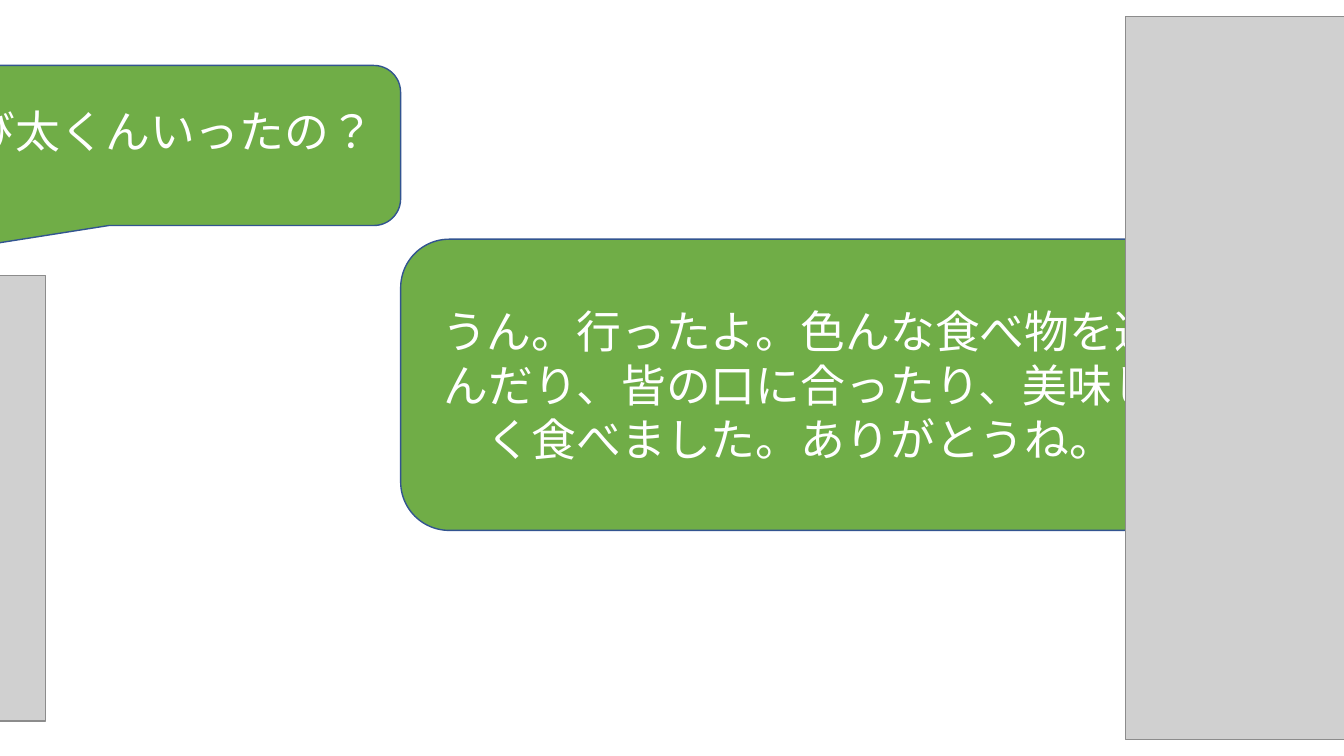
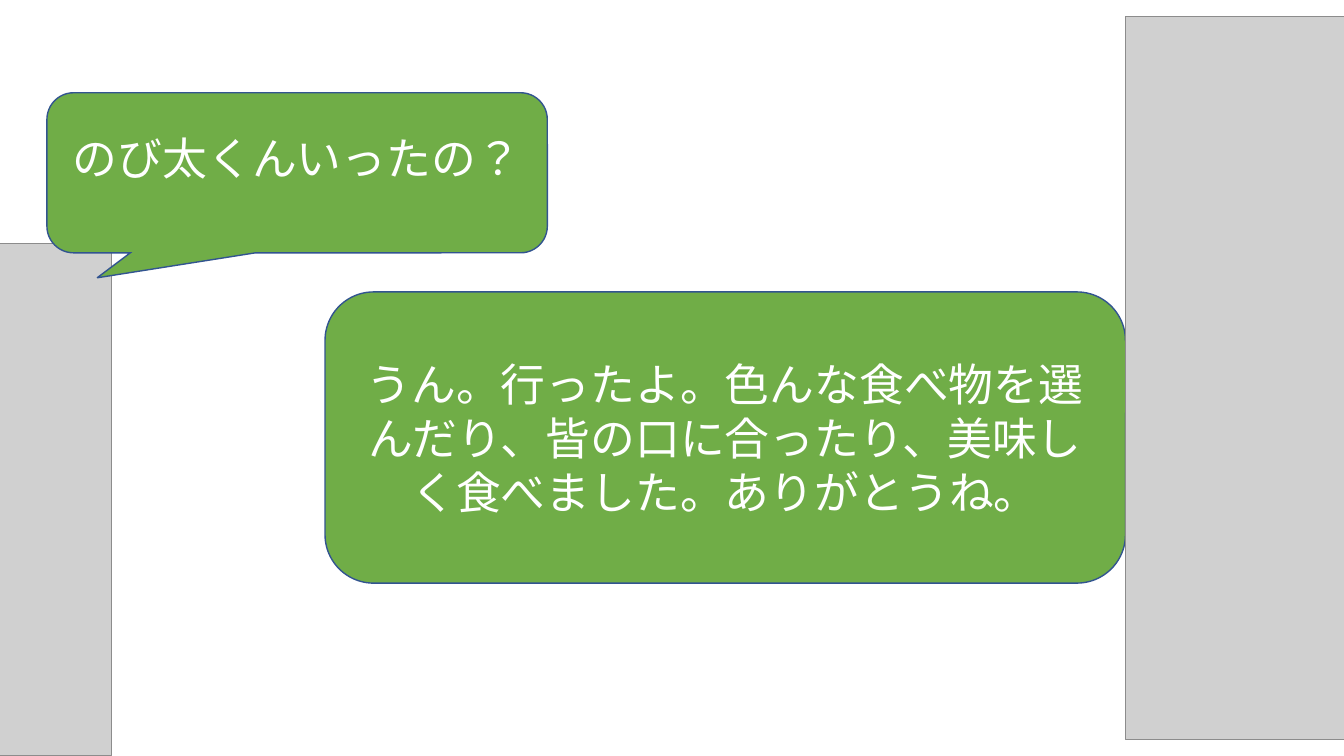
Before and after one commit to phuchung97/phuchung97.github.io, a slide deck: slide 12 of design/story.pptx. Drawn at 1344x756 pixels with LibreOffice and Linux fonts; fonts in the diff are those of the drawing; grey boxes stand for pictures; background and template pictures are left out. Boxes give left, top, right and bottom in pixels: in the first picture for what was removed or moved away, otherwise in the second. Text is boxed around its words. In the diff, an @@ line names an element or a change of style, - is before the commit and + after.

```diff
--- a/design/story.pptx
+++ b/design/story.pptx
@@ rounded speech box "のび太くんいったの？": place and size @@
-rounded speech box "のび太くんいったの？" at box(0, 66, 400, 226)
+rounded speech box "のび太くんいったの？" at box(47, 93, 547, 253)
@@ picture: place and size @@
-picture at box(0, 275, 46, 721)
+picture at box(0, 244, 112, 756)
@@ rounded speech box "うん。行ったよ。色んな食べ物を選んだり、皆の口に合ったり、美味しく食べました。ありがとうね。": place and size @@
-rounded speech box "うん。行ったよ。色んな食べ物を選んだり、皆の口に合ったり、美味しく食べました。ありがとうね。" at box(400, 239, 1201, 530)
+rounded speech box "うん。行ったよ。色んな食べ物を選んだり、皆の口に合ったり、美味しく食べました。ありがとうね。" at box(325, 292, 1125, 584)
```
Also in this commit, not shown: 10 other slides changed, 42 other files.
